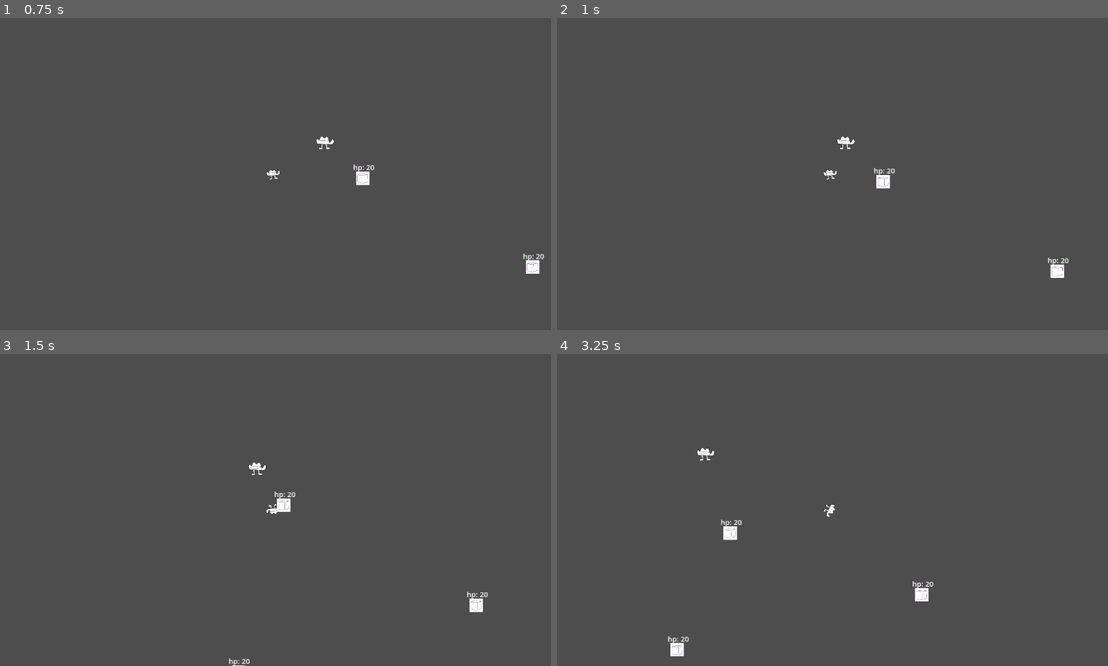
Above: before the commit, frames 1-4 (two rows, left to right).
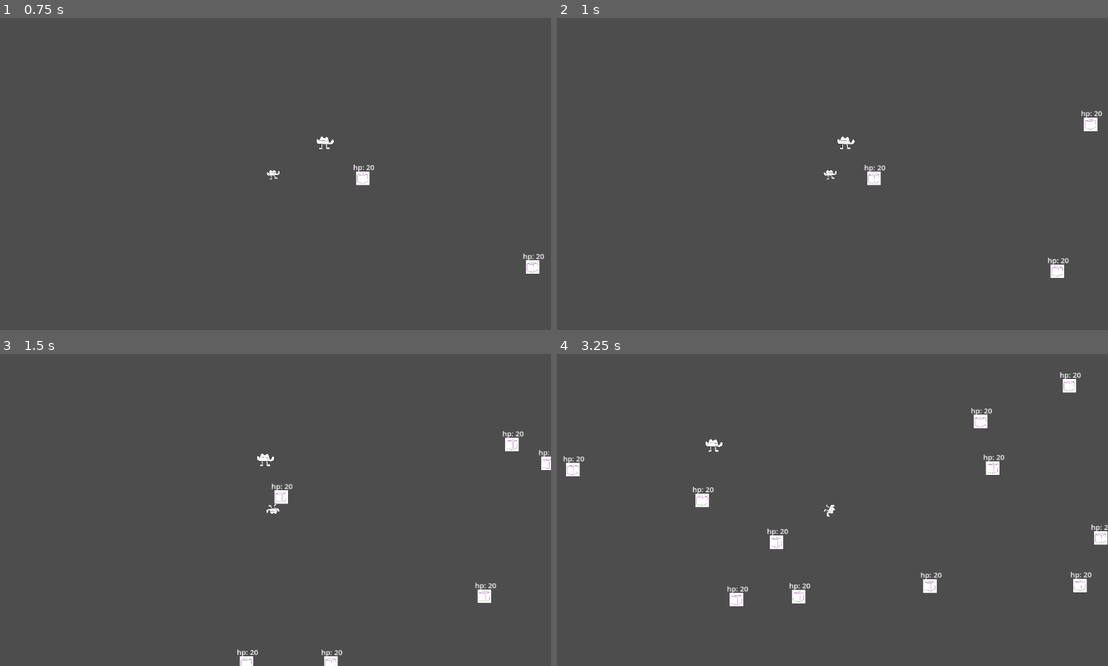
Above: after the commit, the same moments.

Repository: RubyRenko/CowboyRoguelike
Game: Godot game, scene res://test1.tscn
Two runs of this game, one before a commit and one after it. Both use one fixed random seed, a clock stepped at 60 frames per second and the inputs below.
Inputs (mouse positions are in pixels of both pictures, inside the frame that each line leads up to):
- Up to frame 1 (0.75 s): tap Enter (ui_accept) at 0.5, 0.6 s; move the mouse to (396, 158) at 0.52 s; hold Right (right) from 0.53 s (still down)
- Up to frame 2 (1 s): keep holding Right (right); tap Enter (ui_accept) at 0.77 s
- Up to frame 3 (1.5 s): tap Enter (ui_accept) at 1.07 s; move the mouse to (159, 525) at 1.27 s; release Right (right) at 1.28 s; hold Down (down) from 1.28 s (still down); right-click (159, 525) at 1.35 s
- Up to frame 4 (3.25 s): tap Enter (ui_accept) at 1.52, 1.55, 1.82, 2.3, 2.85, 3.02 s; move the mouse to (887, 441) at 2.02 s; release Down (down) at 2.03 s; hold Right (right) 2.03-2.78 s; click (887, 441) at 2.1 s; move the mouse to (804, 572) at 2.77 s; hold Up (ui_up) from 2.78 s (still down)

Frame 1 is identical in both runs. In frame 2, 0.4% of the frame differs, in the area x 55-99%, y 29-55%; in frame 3, 1.1%; in frame 4, 2.2%, in the area x 1-100%, y 5-97%.

Commit message:
added spawning enemies, also made enemy detection radius larger

Diff:
--- a/enemy.gd
+++ b/enemy.gd
@@ -14,7 +14,6 @@
 	if chase != null:
 		#when chasing, minus the chased from the enemy's position to get the direction
 		velocity = (chase.position - position).normalized() * SPEED
-
 	elif randi_range(0,30) == 0:
 		#when not chasing, every few seconds, choose a random direction and move towards it
 		#this will make the enemy wander naturally
--- a/enemy.tscn
+++ b/enemy.tscn
@@ -4,7 +4,7 @@
 [ext_resource type="Script" path="res://enemy.gd" id="1_s7mun"]
 
 [sub_resource type="CircleShape2D" id="CircleShape2D_teiet"]
-radius = 98.0816
+radius = 157.051
 
 [sub_resource type="LabelSettings" id="LabelSettings_2q00l"]
 font_size = 15
--- a/test1.gd
+++ b/test1.gd
@@ -1,5 +1,5 @@
 extends Node2D
-
+@onready var enemy = load("res://enemy.tscn")
 # Called when the node enters the scene tree for the first time.
 func _ready():
 	pass # Replace with function body.
@@ -14,3 +14,14 @@
 		$GUI/GameOverText.visible = true
 		get_tree().paused = true
 		#insert scene change to game over screen here
+
+	if Input.is_action_just_pressed("ui_accept"):
+		spawn_enemy()
+
+func spawn_enemy():
+	#create a new enemy instance
+	#add it to the enemy group and set the position randomly
+	var e = enemy.instantiate()
+	e.add_to_group("enemy")
+	e.position = Vector2(randi_range(0,1152), randi_range(0,648))
+	add_child(e)
